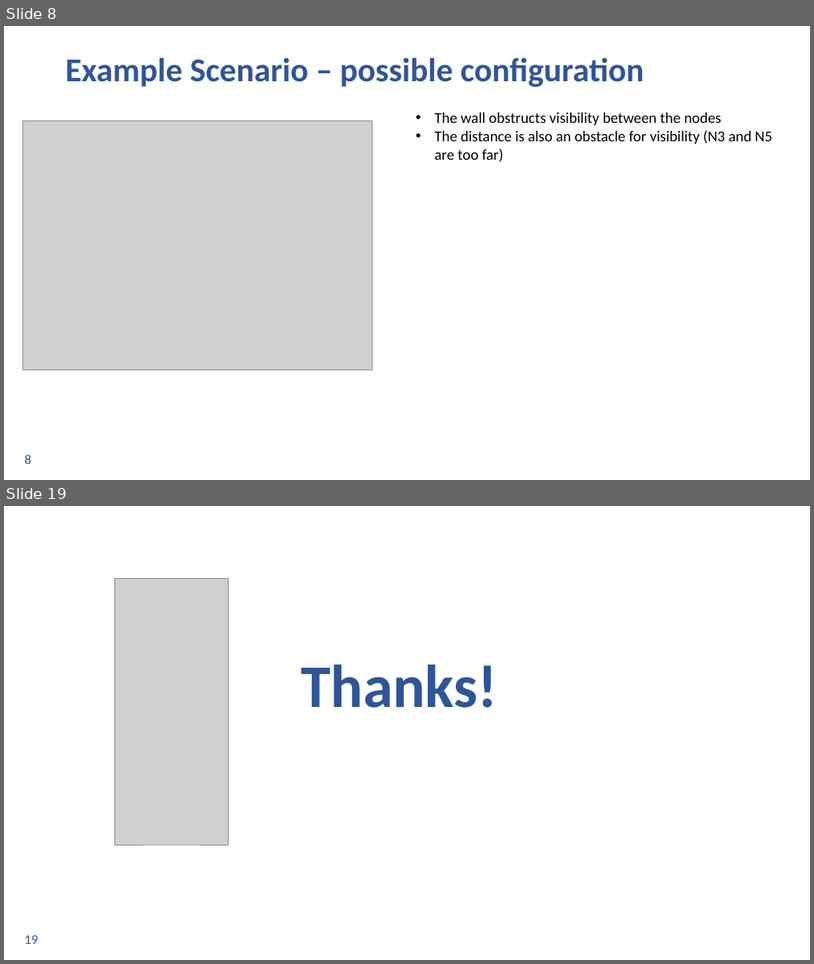
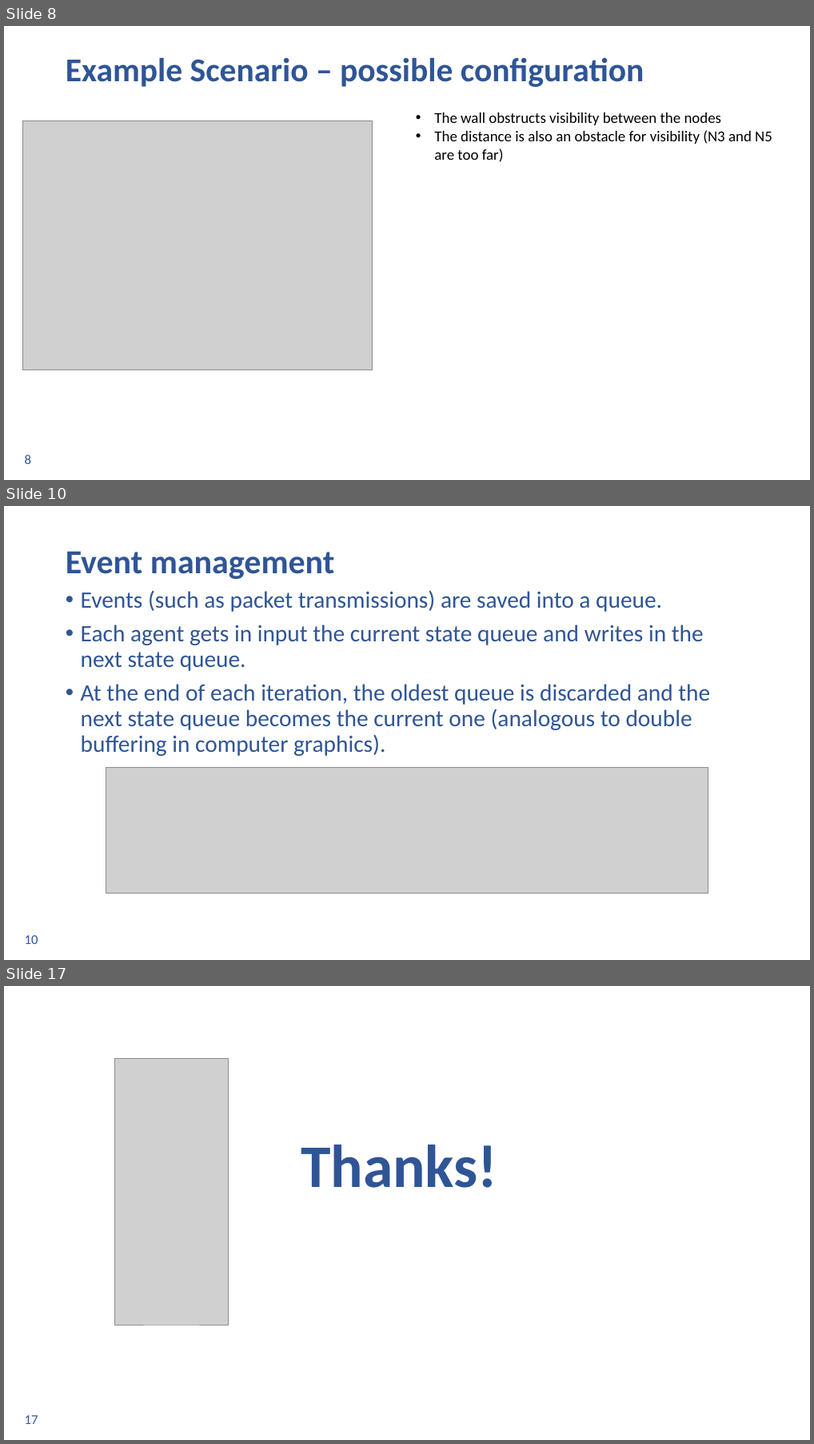
Before and after one commit to ingframin/SmartWirelessSimulator, a slide deck: Documentation/Presentation/Final.pptx. Shown one above the other, each under a label of ours: slides 8 and 19 before the commit, slides 8, 10 and 17 after it; the slides between them are not shown. The pictures are 814x964 and 814x1444 pixels, drawn with LibreOffice and Linux fonts; fonts in the diff are those of the drawing; grey boxes stand for pictures; background and template pictures are left out. Boxes give left, top, right and bottom in pixels: in the first picture for what was removed or moved away, otherwise in the second. Text is boxed around its words. In the diff, an @@ line names an element or a change of style, - is before the commit and + after.

```diff
--- a/Documentation/Presentation/Final.pptx
+++ b/Documentation/Presentation/Final.pptx
@@ slide 10 added at [4, 506, 810, 960], background #FFFFFF; not listed: 1 template element that a slide beside it also shows @@
@@ title added at [66, 551, 335, 579], 40 pt, text #2F5597, bold @@
+Event management
@@ text added at [81, 591, 710, 756], 28 pt, text #2F5597 @@
+• Events (such as packet transmissions) are saved into a queue.
+• Each agent gets in input the current state queue and writes in the next state queue.
+• At the end of each iteration, the oldest queue is discarded and the next state queue becomes the current one (analogous to double buffering in computer graphics).
@@ picture added at [106, 768, 709, 893] @@
@@ what was slide 19 is now slide 17 @@
@@ page number at [25, 1415, 38, 1424]: text changed @@
-19
+17
```
Also in this commit, not shown: 8 slides changed, 4 other slides added, 7 slides removed.
